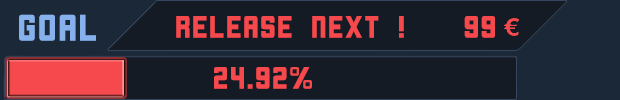
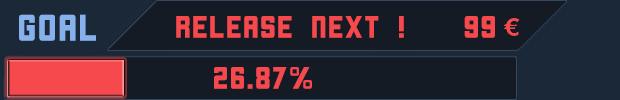
Before/after of a (620, 100) layered artwork. What changed in the layer stack:
renamed "24.92%" to "26.87%", painted on it over [231, 67, 287, 89]
